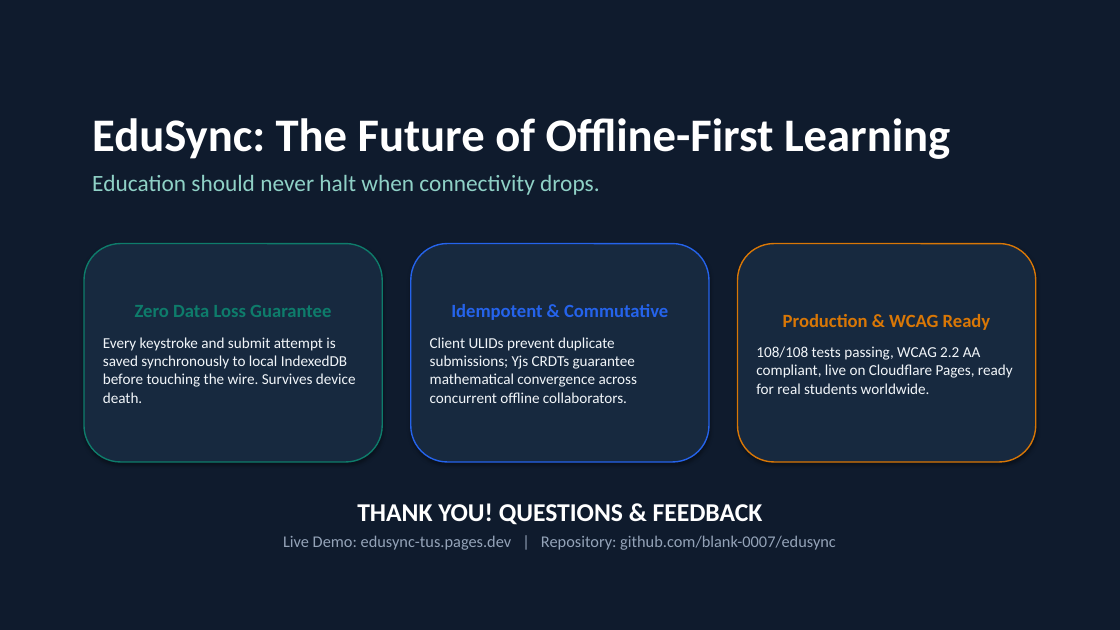
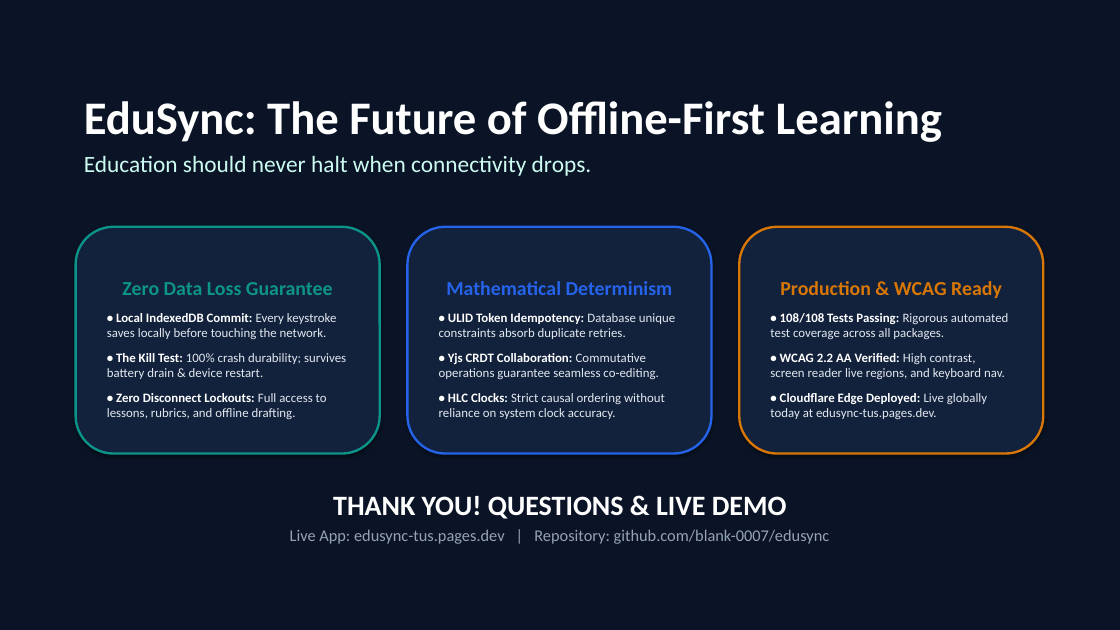
Before and after one commit to blank-0007/edusync, a slide deck: slide 9 of assets/EduSync-Presentation.pptx. Drawn at 1120x630 pixels with LibreOffice and Linux fonts; fonts in the diff are those of the drawing. Boxes give left, top, right and bottom in pixels: in the first picture for what was removed or moved away, otherwise in the second. Text is boxed around its words. In the diff, an @@ line names an element or a change of style, - is before the commit and + after.

```diff
--- a/assets/EduSync-Presentation.pptx
+++ b/assets/EduSync-Presentation.pptx
@@ rectangle at [0,0,1120,630]: fill #0F1B2D to #0B1426 @@
@@ text "EduSync: The Future of Offline-First ...": place and size @@
-text "EduSync: The Future of Offline-First ..." at [92,118,950,195]
+text "EduSync: The Future of Offline-First ..." at [84,101,942,176]
@@ text at [84,155,592,176]: text colour #8FD1C6 to #CCFBF1 in "Education should never halt when connectivity drops."; less space between paragraphs @@
@@ rounded rectangle "Zero Data Loss Guarantee": place and size @@
-rounded rectangle "Zero Data Loss Guarantee" at [84,244,382,462]
+rounded rectangle "Zero Data Loss Guarantee" at [76,227,380,454]
@@ rounded rectangle "Zero Data Loss Guarantee" at [76,227,380,454]: fill #17293F to #13223C; outline #0E7C6B 1.2 pt to #0D9488 2 pt @@
@@ rounded rectangle "Mathematical Determinism": place and size @@
-rounded rectangle "Mathematical Determinism" at [411,244,709,462]
+rounded rectangle "Mathematical Determinism" at [408,227,712,454]
@@ rounded rectangle "Mathematical Determinism" at [408,227,712,454]: fill #17293F to #13223C; outline #2563EB 1.2 pt to #2563EB 2 pt @@
@@ rounded rectangle "Production & WCAG Ready": place and size @@
-rounded rectangle "Production & WCAG Ready" at [738,244,1036,462]
+rounded rectangle "Production & WCAG Ready" at [739,227,1044,454]
@@ rounded rectangle "Production & WCAG Ready" at [739,227,1044,454]: fill #17293F to #13223C; outline #D97706 1.2 pt to #D97706 2 pt @@
@@ text in rounded rectangle at [122,282,333,295]: size 16 to 17 pt, text colour #0E7C6B to #0D9488 in "Zero Data Loss Guarantee" @@
@@ text in rounded rectangle at [439,281,675,419]: text changed; size 13 to 11 pt; text colour #F1F5F9 to #E2E8F0 @@
-Idempotent & Commutative
-Client ULIDs prevent duplicate submissions; Yjs CRDTs guarantee mathematical convergence across concurrent offline collaborators.
+Mathematical Determinism
+• ULID Token Idempotency: Database unique constraints absorb duplicate retries.
+• Yjs CRDT Collaboration: Commutative operations guarantee seamless co-editing.
+• HLC Clocks: Strict causal ordering without reliance on system clock accuracy.
@@ text in rounded rectangle at [780,281,1002,298]: size 16 to 17 pt in "Production & WCAG Ready" @@
@@ text in rounded rectangle at [107,313,346,419]: text changed; size 13 to 11 pt; text colour #F1F5F9 to #E2E8F0 @@
-Every keystroke and submit attempt is saved synchronously to local IndexedDB before touching the wire. Survives device death.
+• Local IndexedDB Commit: Every keystroke saves locally before touching the network.
+• The Kill Test: 100% crash durability; survives battery drain & device restart.
+• Zero Disconnect Lockouts: Full access to lessons, rubrics, and offline drafting.
@@ text in rounded rectangle at [770,313,1009,419]: text changed; size 13 to 11 pt; text colour #F1F5F9 to #E2E8F0 @@
-108/108 tests passing, WCAG 2.2 AA compliant, live on Cloudflare Pages, ready for real students worldwide.
+• 108/108 Tests Passing: Rigorous automated test coverage across all packages.
+• WCAG 2.2 AA Verified: High contrast, screen reader live regions, and keyboard nav.
+• Cloudflare Edge Deployed: Live globally today at edusync-tus.pages.dev.
@@ text at [290,496,830,544]: text changed @@
-THANK YOU! QUESTIONS & FEEDBACK
-Live Demo: edusync-tus.pages.dev | Repository: github.com/blank-0007/edusync
+THANK YOU! QUESTIONS & LIVE DEMO
+Live App: edusync-tus.pages.dev | Repository: github.com/blank-0007/edusync
```
Also in this commit, not shown: 6 other slides changed, 2 slides added, 2 slides removed, 7 other files.
